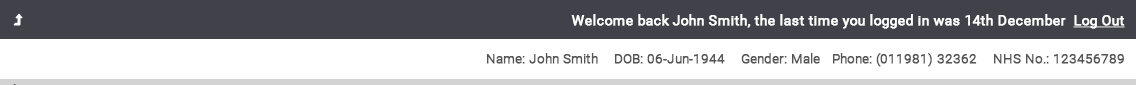
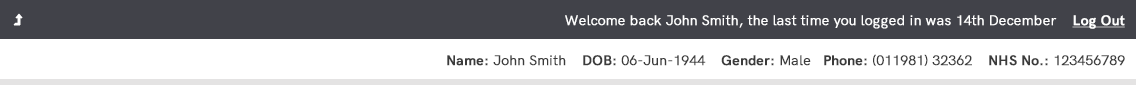
Revision of a layered (1136, 85) image; what changed, layer by layer:
painted on "Name: John Smith DOB: 06-Jun-1944 Gender: Male Phone: (" over box(447, 53, 1125, 67)
painted on "Shape 1" over box(0, 79, 1136, 85)
painted on "Login" over box(565, 14, 1125, 29)
